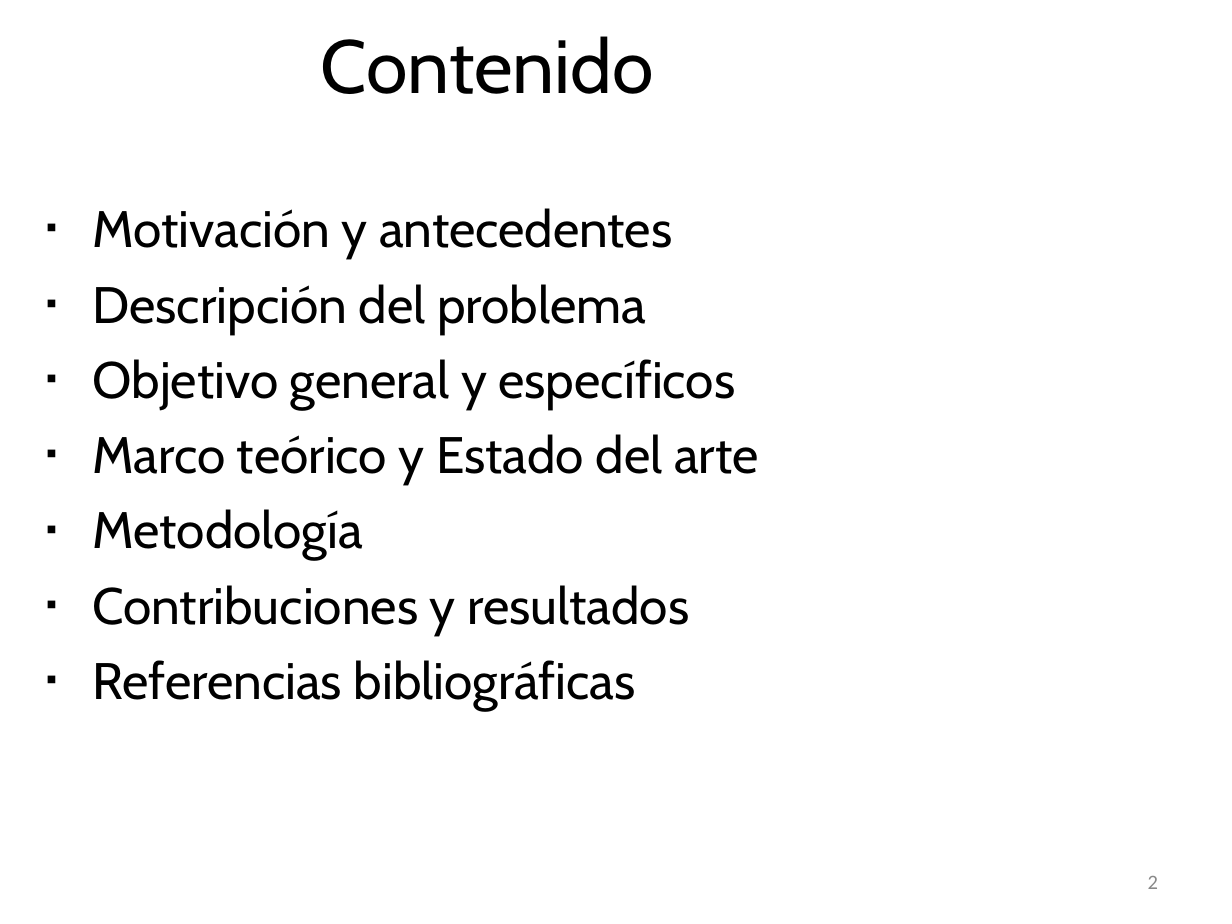
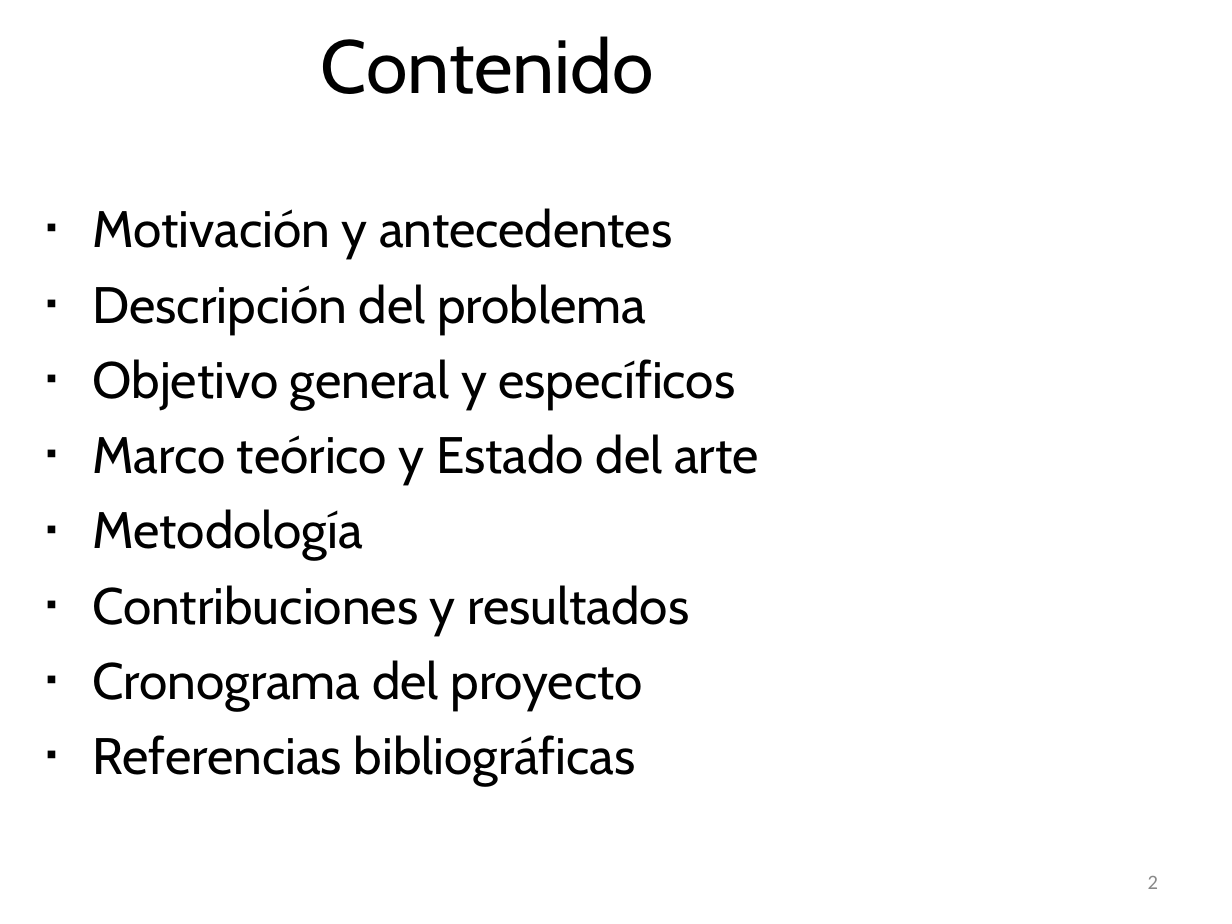
Before and after one commit to estivenLandazury/PDG, a slide deck: slide 2 of A00056992/3-PresentaciónPdG-I.pptx. Drawn at 1232x924 pixels with LibreOffice and Linux fonts; fonts in the diff are those of the drawing; background and template pictures are left out. Boxes give left, top, right and bottom in pixels: in the first picture for what was removed or moved away, otherwise in the second. Text is boxed around its words. In the diff, an @@ line names an element or a change of style, - is before the commit and + after.

Commit message:
Update presentación final

```diff
--- a/A00056992/3-PresentaciónPdG-I.pptx
+++ b/A00056992/3-PresentaciónPdG-I.pptx
@@ text at bbox=[92, 660, 642, 710]: paragraph added @@
+▪ Cronograma del proyecto
```
Also in this commit, not shown: 1 slide added.
